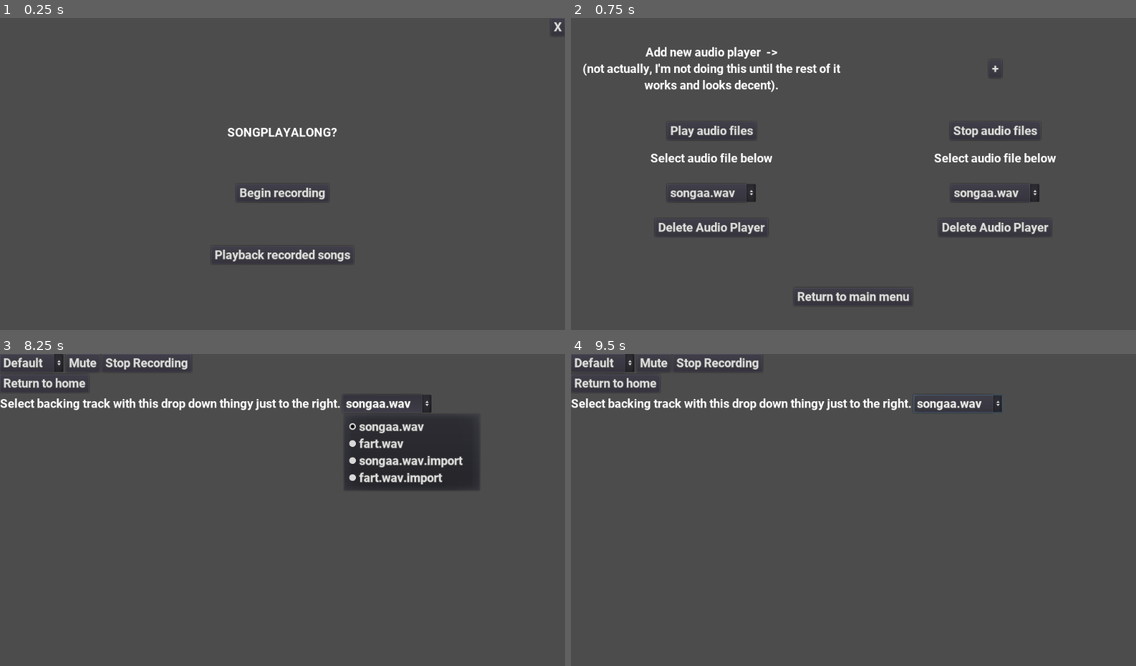
Above: before the commit, frames 1-4 (two rows, left to right).
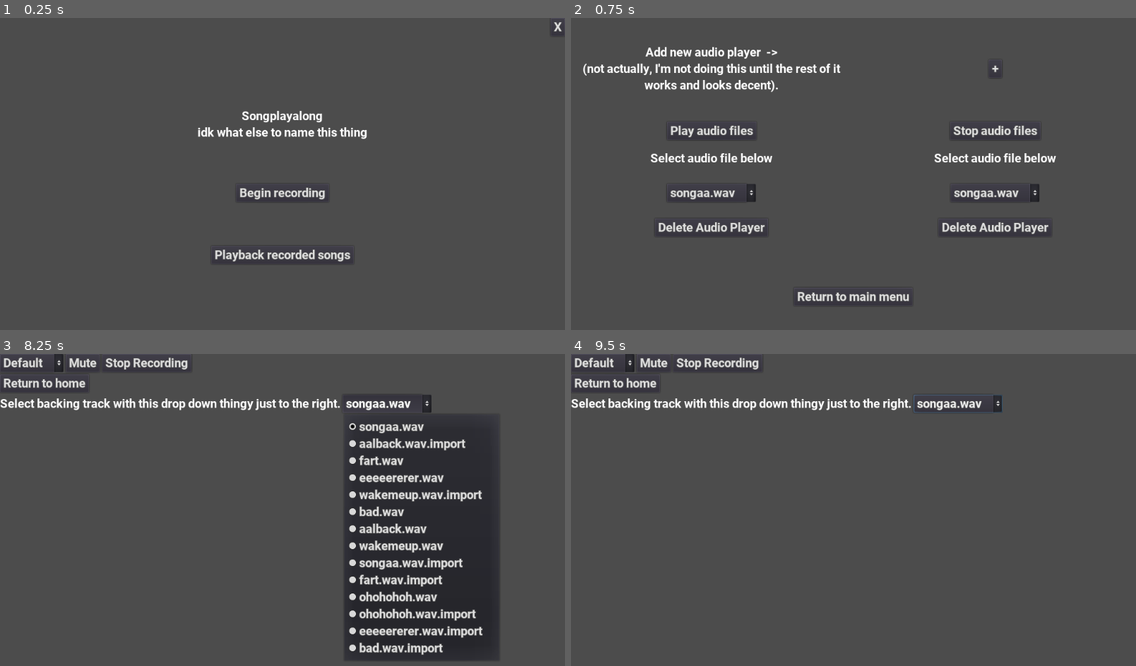
Above: after the commit, the same moments.

Repository: rjarn/Songplayalong
Game: Godot game, scene res://Scenes/Home.tscn
Two runs of this game, one before a commit and one after it. Both use one fixed random seed, a clock stepped at 60 frames per second and the inputs below.
Inputs:
- Up to frame 1 (0.25 s): no input
- Up to frame 2 (0.75 s): click "Playback recorded songs" at 0.5 s
- Up to frame 3 (8.25 s): click "+" at 1.25 s; click "Stop audio files" at 2 s; click "Return to main menu" at 2.75 s; click "Begin recording" at 3.5 s; click "Return to home" at 4.25 s; click "Begin recording" at 5 s; click "Begin Recording" at 5.75 s; click "Default" at 6.5 s; click "Stop Recording" at 7.25 s; click "songaa.wav" at 8 s
- Up to frame 4 (9.5 s): click "Default" at 8.75 s

The runs differ from the first frame. In frame 1, 0.9% of the frame differs, in the area x 35-65%, y 29-39%; in frame 2, nothing differs; in frame 3, 15%, in the area x 61-89%, y 21-99%; in frame 4, nothing differs.

Commit message:
make optionbutton selecting event simpler
title

Diff:
--- a/Scenes/Home.tscn
+++ b/Scenes/Home.tscn
@@ -26,7 +26,8 @@
 size_flags_horizontal = 3
 size_flags_vertical = 3
 theme = ExtResource( 1 )
-text = "SONGPLAYALONG?"
+text = "Songplayalong
+idk what else to name this thing"
 align = 1
 valign = 2
 
--- a/Scenes/PlaySongs.gd
+++ /dev/null
@@ -1,113 +0,0 @@
-extends Node2D
-
-
-# Declare member variables here. Examples:
-# var a = 2
-# var b = "text"
-
-
-# Called when the node enters the scene tree for the first time.
-func _ready():
-	populateOptionButtonWithAudioFiles()
-
-	pass # Replace with function body.
-
-
-# Called every frame. 'delta' is the elapsed time since the previous frame.
-#func _process(delta):
-#	pass
-
-
-func _on_ButtonAddAudioPlayer_pressed():
-	pass # Replace with function body.
-
-
-func _on_OptionButtonSelectFile1_item_selected(index):
-	var AudioPlayerBackingTrack = $VBoxContainer/AudioStreamPlayer1
-
-	var files = []
-	var dir = Directory.new()
-	dir.open("res://Recordings/")
-	dir.list_dir_begin()
-
-	while true:
-		var file = dir.get_next()
-		if file == "":
-			break
-		elif not file.begins_with("."):
-			files.append(file)
-
-	dir.list_dir_end()
-
-	#if
-	AudioPlayerBackingTrack.stream = load("res://Recordings/" + files[index])
-	pass # Replace with function body.
-
-
-func _on_ButtonDeleteAudioPlayer1_pressed():
-	# nothing for now
-	pass # Replace with function body.
-
-
-func _on_OptionButtonSelectFile2_item_selected(index):
-	var AudioPlayerBackingTrack = $VBoxContainer/AudioStreamPlayer2
-
-	var files = []
-	var dir = Directory.new()
-	dir.open("res://Recordings/")
-	dir.list_dir_begin()
-
-	while true:
-		var file = dir.get_next()
-		if file == "":
-			break
-		elif not file.begins_with("."):
-			files.append(file)
-
-	dir.list_dir_end()
-
-	#if
-	AudioPlayerBackingTrack.stream = load("res://Recordings/" + files[index])
-	pass # Replace with function body.
-
-
-func _on_ButtonDeleteAudioPlayer2_pressed():
-	# nothing for now
-	pass # Replace with function body.
-
-
-func _on_ButtonMainMenu_pressed():
-	get_tree().change_scene("res://Scenes/Home.tscn")
-	pass # Replace with function body.
-
-func populateOptionButtonWithAudioFiles():
-	var files = []
-	var dir = Directory.new()
-	dir.open("res://Recordings/")
-	dir.list_dir_begin()
-
-	while true:
-		var file = dir.get_next()
-		if file == "":
-			break
-		elif not file.begins_with("."):
-			$VBoxContainer/HBoxContainer2/VBoxContainer/OptionButtonSelectFile1.add_item(file)
-			$VBoxContainer/HBoxContainer2/VBoxContainer2/OptionButtonSelectFile2.add_item(file)
-			files.append(file)
-
-	dir.list_dir_end()
-
-	pass
-
-func _on_ButtonPlayAudio_pressed():
-	print($VBoxContainer/AudioStreamPlayer1.stream)
-	print($VBoxContainer/AudioStreamPlayer2.stream)
-	$VBoxContainer/AudioStreamPlayer1.play()
-	$VBoxContainer/AudioStreamPlayer2.play()
-	pass # Replace with function body.
-
-
-func _on_ButtonStopAudio_pressed():
-	$VBoxContainer/AudioStreamPlayer1.stop()
-	$VBoxContainer/AudioStreamPlayer2.stop()
-	pass # Replace with function body.
--- a/Scenes/PlaySongs.tscn
+++ b/Scenes/PlaySongs.tscn
@@ -1,6 +1,6 @@
 [gd_scene load_steps=3 format=2]
 
-[ext_resource path="res://Scenes/PlaySongs.gd" type="Script" id=1]
+[ext_resource path="res://Scripts/PlaySongs.gd" type="Script" id=1]
 [ext_resource path="res://Assets/theme.tres" type="Theme" id=2]
 
 [node name="Node2D" type="Node2D"]
--- /dev/null
+++ b/Scripts/PlaySongs.gd
@@ -0,0 +1,88 @@
+extends Node2D
+
+
+# Declare member variables here. Examples:
+# var a = 2
+# var b = "text"
+
+var option
+
+# Called when the node enters the scene tree for the first time.
+func _ready():
+	populateOptionButtonWithAudioFiles()
+
+	pass # Replace with function body.
+
+
+# Called every frame. 'delta' is the elapsed time since the previous frame.
+#func _process(delta):
+#	pass
+
+
+func _on_ButtonAddAudioPlayer_pressed():
+	pass # Replace with function body.
+
+
+func _on_OptionButtonSelectFile1_item_selected(index):
+	var AudioPlayerBackingTrack = $VBoxContainer/AudioStreamPlayer1
+
+	AudioPlayerBackingTrack.stream = load("res://Recordings/" + $VBoxContainer/HBoxContainer2/VBoxContainer/OptionButtonSelectFile1.text)
+	pass # Replace with function body.
+
+
+func _on_ButtonDeleteAudioPlayer1_pressed():
+	# nothing for now
+	pass # Replace with function body.
+
+
+func _on_OptionButtonSelectFile2_item_selected(index):
+	var AudioPlayerBackingTrack = $VBoxContainer/AudioStreamPlayer2
+
+	AudioPlayerBackingTrack.stream = load("res://Recordings/" + $VBoxContainer/HBoxContainer2/VBoxContainer2/OptionButtonSelectFile2.text)
+	pass # Replace with function body.
+
+
+func _on_ButtonDeleteAudioPlayer2_pressed():
+	# nothing for now
+	pass # Replace with function body.
+
+
+func _on_ButtonMainMenu_pressed():
+	get_tree().change_scene("res://Scenes/Home.tscn")
+	pass # Replace with function body.
+
+func populateOptionButtonWithAudioFiles():
+
+	#$VBoxContainer/HBoxContainer2/VBoxContainer/OptionButtonSelectFile1.add_item("Select audio file here")
+	#$VBoxContainer/HBoxContainer2/VBoxContainer2/OptionButtonSelectFile2.add_item("Select audio file here")
+
+	var files = []
+	var dir = Directory.new()
+	dir.open("res://Recordings/")
+	dir.list_dir_begin()
+
+	while true:
+		var file = dir.get_next()
+		if file == "":
+			break
+		elif not file.begins_with("."):
+			$VBoxContainer/HBoxContainer2/VBoxContainer/OptionButtonSelectFile1.add_item(file)
+			$VBoxContainer/HBoxContainer2/VBoxContainer2/OptionButtonSelectFile2.add_item(file)
+			files.append(file)
+
+	dir.list_dir_end()
+
+	pass
+
+func _on_ButtonPlayAudio_pressed():
+	print($VBoxContainer/AudioStreamPlayer1.stream)
+	print($VBoxContainer/AudioStreamPlayer2.stream)
+	$VBoxContainer/AudioStreamPlayer1.play()
+	$VBoxContainer/AudioStreamPlayer2.play()
+	pass # Replace with function body.
+
+
+func _on_ButtonStopAudio_pressed():
+	$VBoxContainer/AudioStreamPlayer1.stop()
+	$VBoxContainer/AudioStreamPlayer2.stop()
+	pass # Replace with function body.
--- a/Scripts/RecordingSetup.gd
+++ b/Scripts/RecordingSetup.gd
@@ -110,12 +110,8 @@
 
 		$VBoxContainer.visible = false
 		vboxContainerSavePrompt.visible = true
-		#if booleanFileName:
-			#recording.save_to_wav("Recordings/test1.wav")
-		#else:
-			#recording.save_to_wav("Recordings/test2.wav")
 
-		#$VBoxContainer/HBoxContainer/ButtonRecord.text = "Begin Recording"
+
 		#get_tree().reload_current_scene()
 		pass
 
@@ -123,6 +119,9 @@
 
 
 func populateOptionButtonWithAudioFiles():
+
+
+
 	var files = []
 	var dir = Directory.new()
 	dir.open("res://Recordings/")
@@ -145,23 +144,7 @@
 	# to be played as a backing track when user records themselves.
 	var AudioPlayerBackingTrack = $AudioStreamPlayerBackingTrack
 
-	var files = []
-	var dir = Directory.new()
-	dir.open("res://Recordings/")
-	dir.list_dir_begin()
-
-	while true:
-		var file = dir.get_next()
-		if file == "":
-			break
-		elif not file.begins_with("."):
-			files.append(file)
-
-	dir.list_dir_end()
-
-	#if
-	AudioPlayerBackingTrack.stream = load("res://Recordings/" + files[index])
-
+	AudioPlayerBackingTrack.stream = load("res://Recordings/" + $VBoxContainer/HBoxContainer2/OptionButtonBackingTrack.text)
 	pass # Replace with function body.
 
 
Not shown, added: Recordings/aalback.wav.import
Not shown, added: Recordings/bad.wav.import
Not shown, added: Recordings/eeeeererer.wav.import
Not shown, added: Recordings/ohohohoh.wav.import
Not shown, added: Recordings/wakemeup.wav.import
Not shown, added: Recordings/aalback.wav
Not shown, added: Recordings/bad.wav
Not shown, added: Recordings/eeeeererer.wav
Not shown, added: Recordings/ohohohoh.wav
Not shown, added: Recordings/wakemeup.wav
